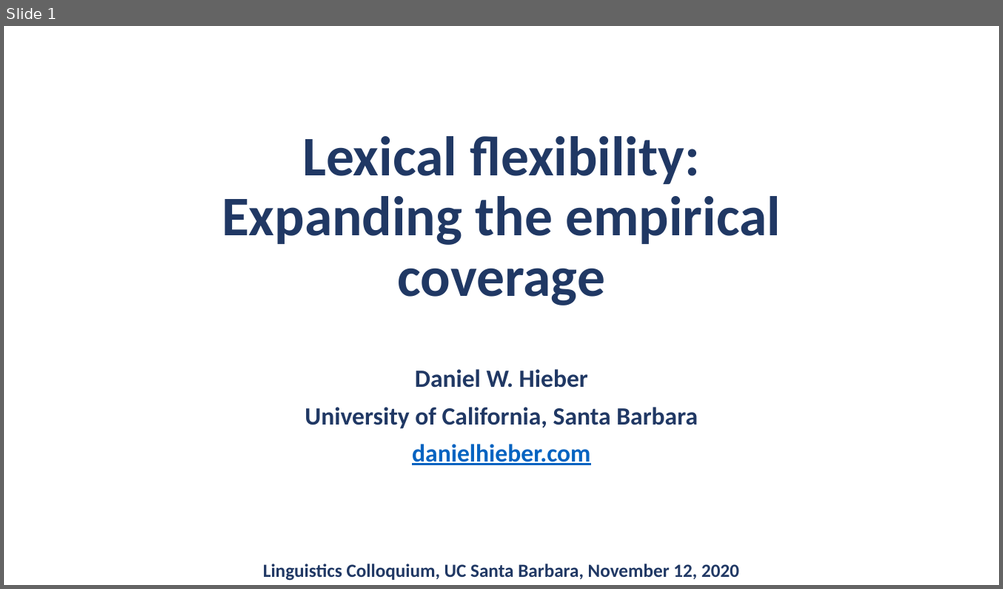
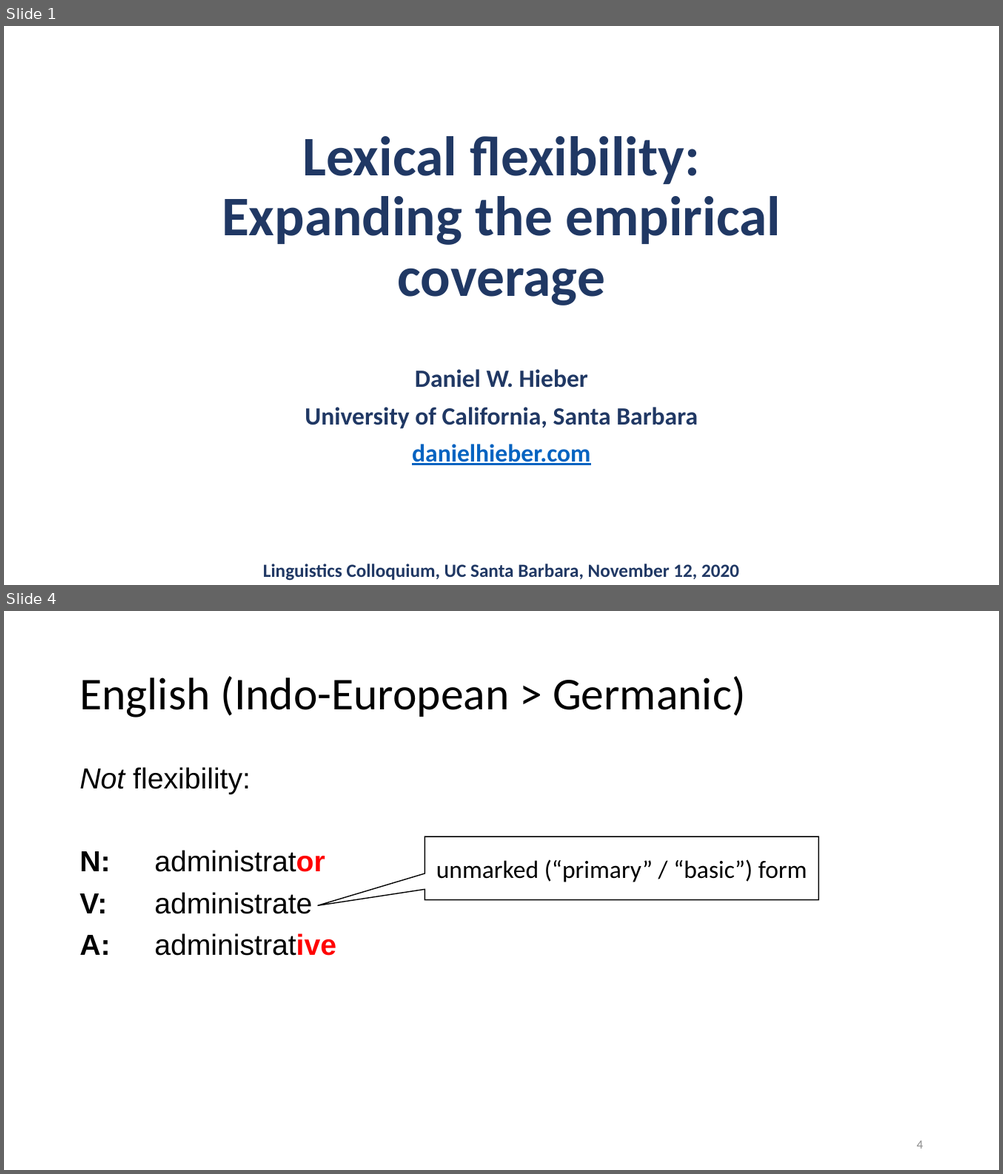
Before and after one commit to dwhieb/dissertation, a slide deck: publications/Lexical flexibility Expanding the empirical coverage/Lexical flexibility Expanding the empirical coverage.pptx. Shown one above the other, each under a label of ours: slide 1 before the commit, slides 1 and 4 after it; the slides between them are not shown. The pictures are 1003x589 and 1003x1174 pixels, drawn with LibreOffice and Linux fonts; fonts in the diff are those of the drawing; background and template pictures are left out. Boxes give left, top, right and bottom in pixels: in the first picture for what was removed or moved away, otherwise in the second. Text is boxed around its words. In the diff, an @@ line names an element or a change of style, - is before the commit and + after.

```diff
--- a/publications/Lexical flexibility Expanding the empirical coverage/Lexical flexibility Expanding the empirical coverage.pptx
+++ b/publications/Lexical flexibility Expanding the empirical coverage/Lexical flexibility Expanding the empirical coverage.pptx
@@ slide 4 added at (4, 611, 999, 1170), background #FFFFFF @@
@@ title added at (79, 676, 745, 718), 44 pt, text #000000 @@
+English (Indo-European > Germanic)
@@ text added at (79, 767, 336, 956), 28 pt, text #000000 @@
+Not flexibility:
+N: administrator
+V: administrate
+A: administrative
@@ speech box added at (425, 837, 819, 900), fill #FFFFFF, outline #000000 1 pt, 24 pt, text #000000 @@
+unmarked (“primary” / “basic”) form
@@ page number added at (916, 1141, 922, 1149), 12 pt, text #8C8C8C @@
+4
```
Also in this commit, not shown: 7 slides changed, 62 other slides added, 2 slides removed, 4 other files.
